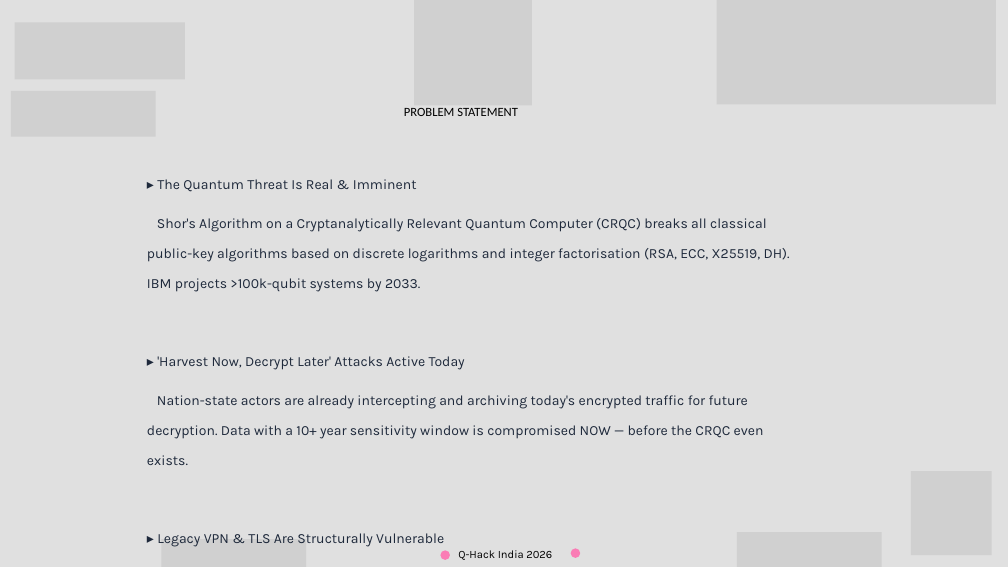
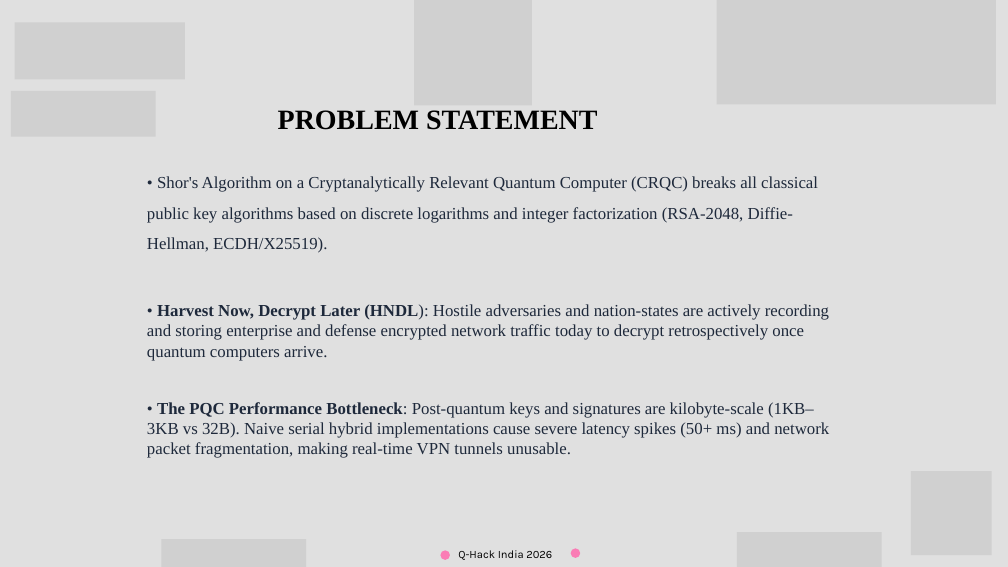
Before and after one commit to chipashacosmas/PQC-H365, a slide deck: slide 2 of docs/Q-Hack_India26_PQC_H365_FINAL.pptx. Drawn at 1008x567 pixels with LibreOffice and Linux fonts; fonts in the diff are those of the drawing; grey boxes stand for pictures. Boxes give left, top, right and bottom in pixels: in the first picture for what was removed or moved away, otherwise in the second. Text is boxed around its words. In the diff, an @@ line names an element or a change of style, - is before the commit and + after.

```diff
--- a/docs/Q-Hack_India26_PQC_H365_FINAL.pptx
+++ b/docs/Q-Hack_India26_PQC_H365_FINAL.pptx
@@ text "PROBLEM STATEMENT": place and size @@
-text "PROBLEM STATEMENT" at (404,108,518,116)
+text "PROBLEM STATEMENT" at (278,110,597,130)
@@ text "PROBLEM STATEMENT" at (278,110,597,130): size 18 to 40 pt, font Calibri to Times New Roman, bold on; alignment left to centre; line spacing 1 to 43.4pt @@
@@ text at (147,176,829,458): text changed; size 20 to 24 pt; font Karla to Times New Roman @@
-▸ The Quantum Threat Is Real & Imminent
-Shor's Algorithm on a Cryptanalytically Relevant Quantum Computer (CRQC) breaks all classical public-key algorithms based on discrete logarithms and integer factorisation (RSA, ECC, X25519, DH). IBM projects >100k-qubit systems by 2033.
-▸ 'Harvest Now, Decrypt Later' Attacks Active Today
-Nation-state actors are already intercepting and archiving today's encrypted traffic for future decryption. Data with a 10+ year sensitivity window is compromised NOW — before the CRQC even exists.
-▸ Legacy VPN & TLS Are Structurally Vulnerable
-OpenVPN, WireGuard, and TLS 1.3 all rely on ECDHE/X25519. A single CRQC retroactively breaks every past session. There is no patch — a new cryptographic foundation is required.
+• Shor's Algorithm on a Cryptanalytically Relevant Quantum Computer (CRQC) breaks all classical public key algorithms based on discrete logarithms and integer factorization (RSA-2048, Diffie-Hellman, ECDH/X25519).
+• Harvest Now, Decrypt Later (HNDL): Hostile adversaries and nation-states are actively recording and storing enterprise and defense encrypted network traffic today to decrypt retrospectively once quantum computers arrive.
+• The PQC Performance Bottleneck: Post-quantum keys and signatures are kilobyte-scale (1KB–3KB vs 32B). Naive serial hybrid implementations cause severe latency spikes (50+ ms) and network packet fragmentation, making real-time VPN tunnels unusable.
```
Also in this commit, not shown: 9 other slides changed.
